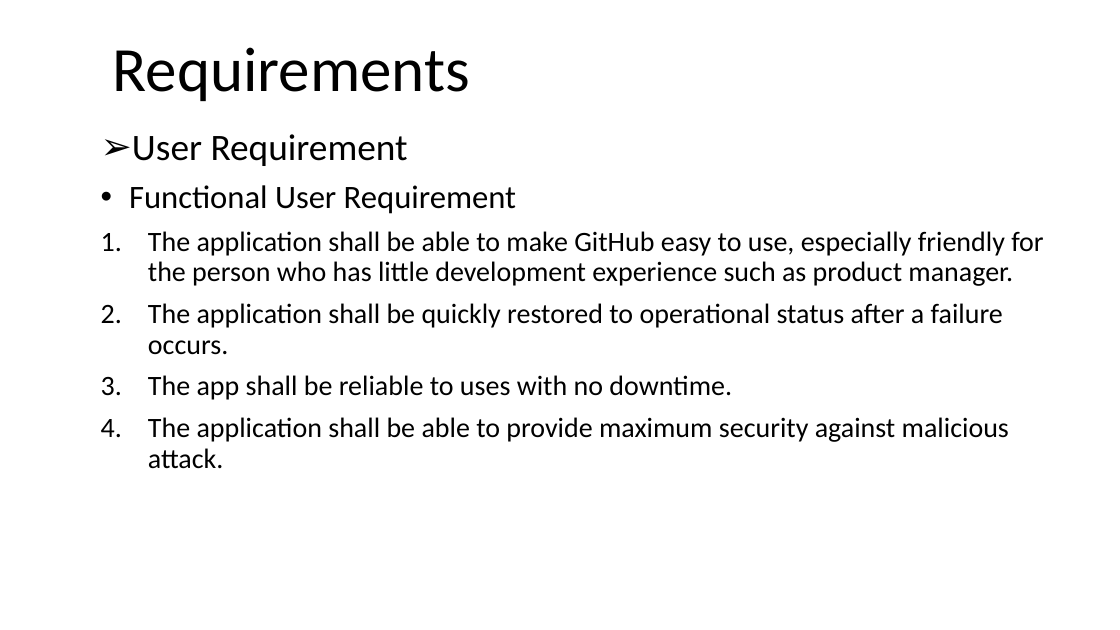
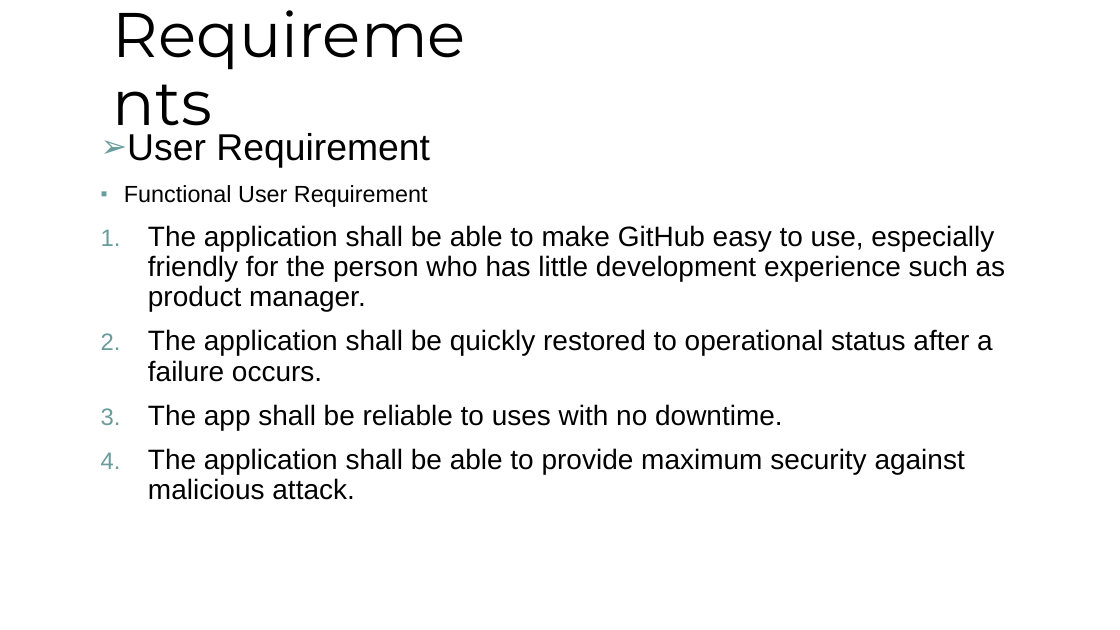
Before and after one commit to Runbo94/TeamMeeting, a slide deck: slide 5 of assignment#3/Requirements_Xuying.pptx (slide 2 before the commit). Drawn at 1120x630 pixels with LibreOffice and Linux fonts; fonts in the diff are those of the drawing; background and template pictures are left out. Boxes give left, top, right and bottom in pixels: in the first picture for what was removed or moved away, otherwise in the second. Text is boxed around its words. In the diff, an @@ line names an element or a change of style, - is before the commit and + after.

```diff
--- a/assignment#3/Requirements_Xuying.pptx
+++ b/assignment#3/Requirements_Xuying.pptx
@@ text "Requirements" at [104,34,497,109]: font Calibri to Montserrat @@
@@ text "User Requirement" at [124,133,1006,500]: font Calibri to Arial; size 28 to 20 pt in "Functional User Requirement"; indent changed; more space between paragraphs; bullet • to ▪ @@
```
Also in this commit, not shown: 1 other slide changed, 4 slides added, 1 other file.
